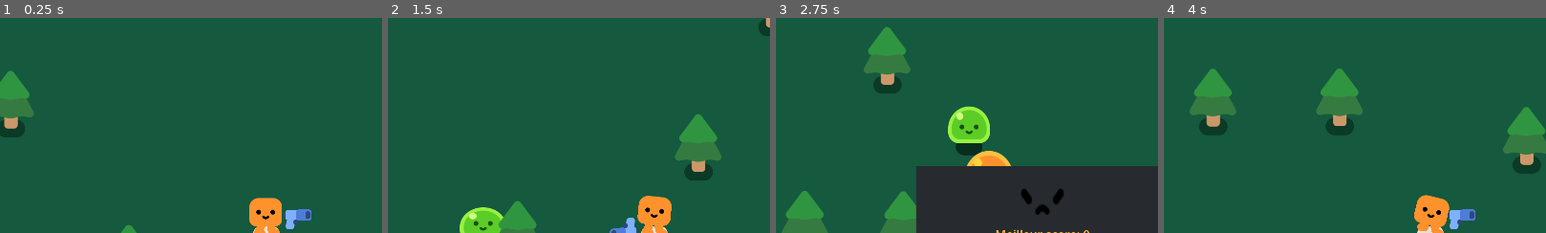
Above: before the commit, frames 1-4 (left to right).
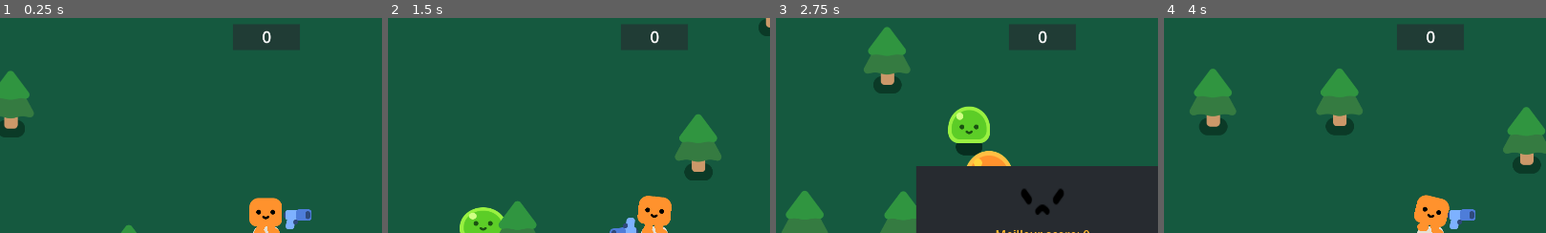
Above: after the commit, the same moments.

Repository: ava-hip/WIP-survivorgame
Game: Godot game, scene res://game.tscn
Two runs of this game, one before a commit and one after it. Both use one fixed random seed, a clock stepped at 60 frames per second and the inputs below.
Inputs:
- Up to frame 1 (0.25 s): no input
- Up to frame 2 (1.5 s): hold D (move_right) 0.53-1.28 s; hold S (move_down) from 1.28 s (still down)
- Up to frame 3 (2.75 s): release S (move_down) at 2.03 s; hold D (move_right) from 2.03 s (still down)
- Up to frame 4 (4 s): release D (move_right) at 2.75 s; click "Rejouer" at 2.75 s; hold W (move_up) from 3.53 s (still down)
The pictures show only the part of the screen within x 15-65%, y 0-50%; the shares and areas given below are measured in that part.

The runs differ from the first frame. In frame 1, 2.0% of the frame differs, in the area x 61-79%, y 3-15%; in frame 2, 2.0%; in frame 3, 2.0%; in frame 4, 2.0%.

Commit message:
feat: interface score

Diff:
--- a/game.tscn
+++ b/game.tscn
@@ -91,13 +91,40 @@
 [node name="MusicBG" type="AudioStreamPlayer" parent="."]
 process_mode = 3
 stream = ExtResource("4_5d867")
-volume_db = -20.0
+volume_db = -12.0
 autoplay = true
 
 [node name="Trees" type="Timer" parent="."]
 wait_time = 0.125
 autostart = true
 
+[node name="Interface" type="CanvasLayer" parent="."]
+
+[node name="ColorRect" type="ColorRect" parent="Interface"]
+anchors_preset = 5
+anchor_left = 0.5
+anchor_right = 0.5
+offset_left = -85.0
+offset_top = 16.0
+offset_right = 85.0
+offset_bottom = 80.0
+grow_horizontal = 2
+color = Color(0.152941, 0.168627, 0.188235, 0.627451)
+
+[node name="Score" type="Label" parent="Interface"]
+unique_name_in_owner = true
+anchors_preset = 5
+anchor_left = 0.5
+anchor_right = 0.5
+offset_left = -117.5
+offset_top = 19.0
+offset_right = 117.5
+offset_bottom = 76.0
+grow_horizontal = 2
+theme_override_font_sizes/font_size = 41
+text = "score"
+horizontal_alignment = 1
+
 [connection signal="health_depleted" from="Player" to="." method="_on_player_health_depleted"]
 [connection signal="body_exited" from="Player/Area2D" to="." method="_on_area_2d_body_exited"]
 [connection signal="timeout" from="Timer" to="." method="_on_timer_timeout"]
--- a/scripts/game.gd
+++ b/scripts/game.gd
@@ -27,8 +27,14 @@
 	GameoverInterface.gameover_interface_on()
 	GameoverInterface.display_score()
 
-
+func update_score():
+	var score = 0
+	score =+ GameoverInterface.score
+	%Score.text = str(score)
 
 func _on_area_2d_body_exited(body):
 	if body.is_in_group(TREE_GROUP):
 		body.queue_free()
+
+func _process(delta):
+	update_score()
